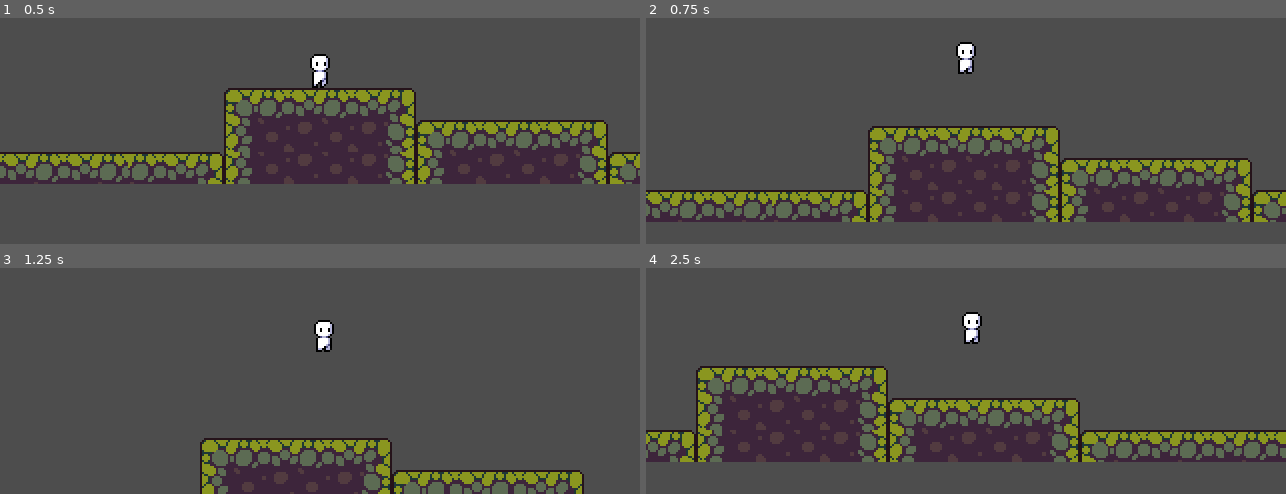
Above: before the commit, frames 1-4 (two rows, left to right).
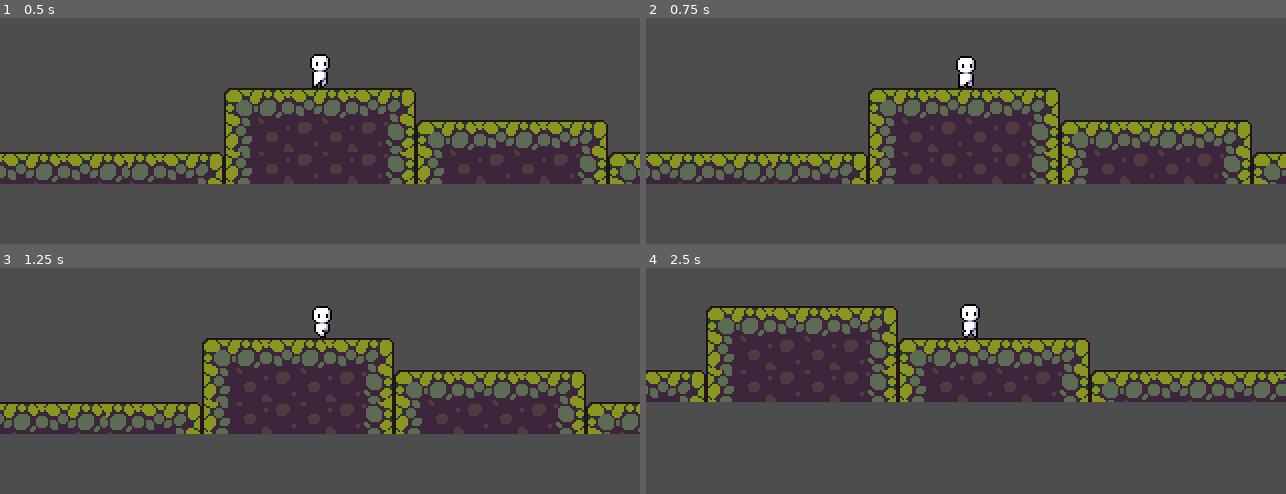
Above: after the commit, the same moments.

Repository: Loltaku/jump
Game: Godot game, scene res://scene/game.tscn
The game is run twice, just before and just after one commit, with the same random seed, the same clock (stepped at 60 frames per second) and the same inputs.
Inputs:
- Up to frame 1 (0.5 s): no input
- Up to frame 2 (0.75 s): tap Enter at 0.5 s; hold Right (move_right) from 0.53 s (still down); tap C (jump) at 0.6 s
- Up to frame 3 (1.25 s): keep holding Right (move_right); tap C (jump) at 0.77, 1.07 s
- Up to frame 4 (2.5 s): tap C (jump) at 1.35, 1.52, 1.82, 2.1 s; release Right (move_right) at 2.03 s; hold Left (move_left) from 2.03 s (still down)

Frame 1 is identical in both runs. In frame 2, 36% of the frame differs, in the area x 0-100%, y 10-91%; in frame 3, 36%; in frame 4, 45%, in the area x 0-100%, y 15-86%.

Commit message:
完美0.1！

Diff:
--- a/script/player.gd
+++ b/script/player.gd
@@ -1,4 +1,5 @@
 extends CharacterBody2D
+
 
 @onready var animated_sprite: AnimatedSprite2D = $AnimatedSprite2D
 @onready var coyote_timer: Timer = $CoyoteTimer
@@ -6,16 +7,17 @@
 @onready var bottom_ray: RayCast2D = $bottom_ray
 @onready var edge_ray: RayCast2D = $edge_ray
 
-const MAX_SPEED := 80.0
-const GROUND_ACCEL := 90.0  # 地面加速
+const MAX_SPEED := 100.0
+const GROUND_ACCEL := 50.0  # 地面加速
 const GROUND_DECEL := 1000.0  # 地面减速
-const AIR_ACCEL := 45.0  # 地面加速 * 0.5
+const AIR_ACCEL := 30.0  # 地面加速 * 0.5
 const JUMP_VELOCITY := -250.0
 const COYOTE_TIME := 0.15
 
 var gravity := ProjectSettings.get_setting("physics/2d/default_gravity") as float
 var was_on_floor := false
 
+# 物理处理
 func _physics_process(delta: float) -> void:
 	handle_gravity(delta)
 	handle_jump()
@@ -23,10 +25,12 @@
 	update_animation()
 	move_and_slide()
 
+# 重力处理
 func handle_gravity(delta: float) -> void:
 	if not is_on_floor():
 		velocity.y += gravity * delta
 
+# 跳跃处理
 func handle_jump() -> void:
 	var is_on_floor_now = is_on_floor()
 
@@ -35,15 +39,20 @@
 		coyote_timer.start(COYOTE_TIME)
 	was_on_floor = is_on_floor_now
 
+# 土狼时间信号
+func _on_coyote_timer_timeout() -> void:
+	pass # Replace with function body.
+
 	# 跳跃执行
 	if Input.is_action_just_pressed("jump") and can_jump():
 		velocity.y = JUMP_VELOCITY
 		coyote_timer.stop()
 
+# 移动处理
 func handle_movement(delta: float) -> void:
 	var direction = Input.get_axis("move_left", "move_right")
-	var accel = GROUND_ACCEL if is_on_floor() else AIR_ACCEL
-	var decel = GROUND_DECEL if is_on_floor() else 0.0
+	var accel = GROUND_ACCEL if is_on_floor() else AIR_ACCEL  #加速
+	var decel = GROUND_DECEL if is_on_floor() else 0.0   #减速
 
 	velocity.x = move_toward(
 		velocity.x,
